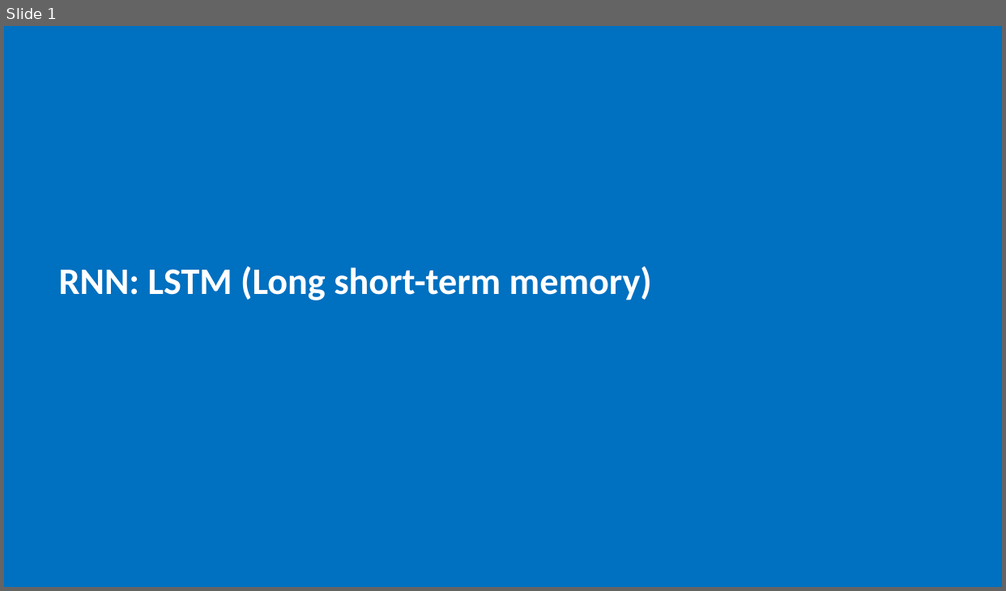
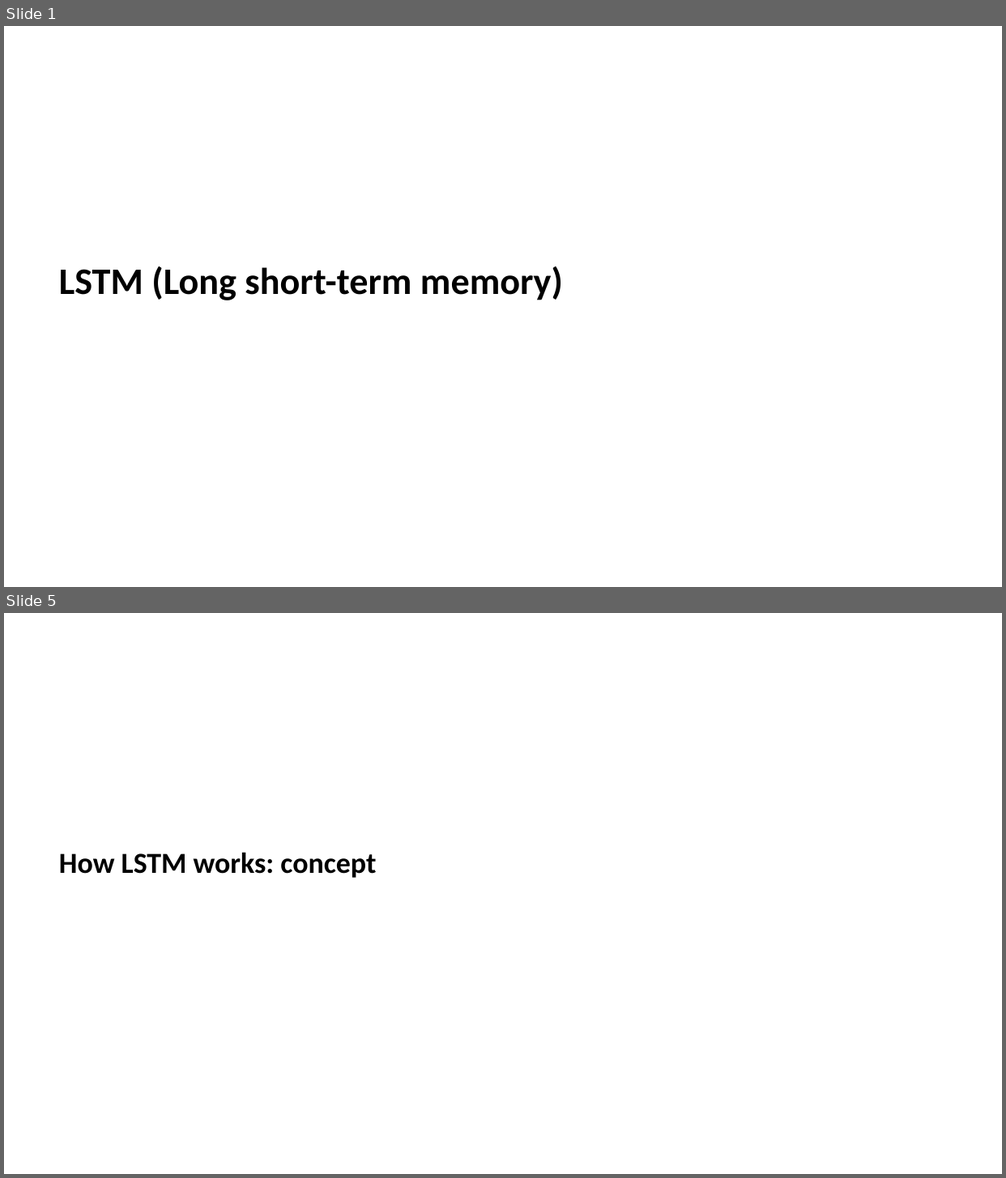
Before and after one commit to jzanetti/Sijin_ML, a slide deck: docs/source/deep_learning/slides/rnn_lstm.pptx. Shown one above the other, each under a label of ours: slide 1 before the commit, slides 1 and 5 after it; the slides between them are not shown. The pictures are 1006x591 and 1006x1178 pixels, drawn with LibreOffice and Linux fonts; fonts in the diff are those of the drawing. Boxes give left, top, right and bottom in pixels: in the first picture for what was removed or moved away, otherwise in the second. Text is boxed around its words. In the diff, an @@ line names an element or a change of style, - is before the commit and + after.

Commit message:
update lstm

```diff
--- a/docs/source/deep_learning/slides/rnn_lstm.pptx
+++ b/docs/source/deep_learning/slides/rnn_lstm.pptx
@@ slide 5 added at (4, 613, 1002, 1174), background #FFFFFF @@
@@ text added at (59, 852, 376, 878), 28 pt, text #000000, bold @@
+How LSTM works: concept
@@ slide 1 changed as well @@
@@ background #0070C0 to #FFFFFF @@
@@ text at (59, 267, 563, 301): text changed; text colour #FFFFFF to #000000 @@
-RNN: LSTM (Long short-term memory)
+LSTM (Long short-term memory)
```
Also in this commit, not shown: 31 other slides added, 31 slides removed, 3 other files.
